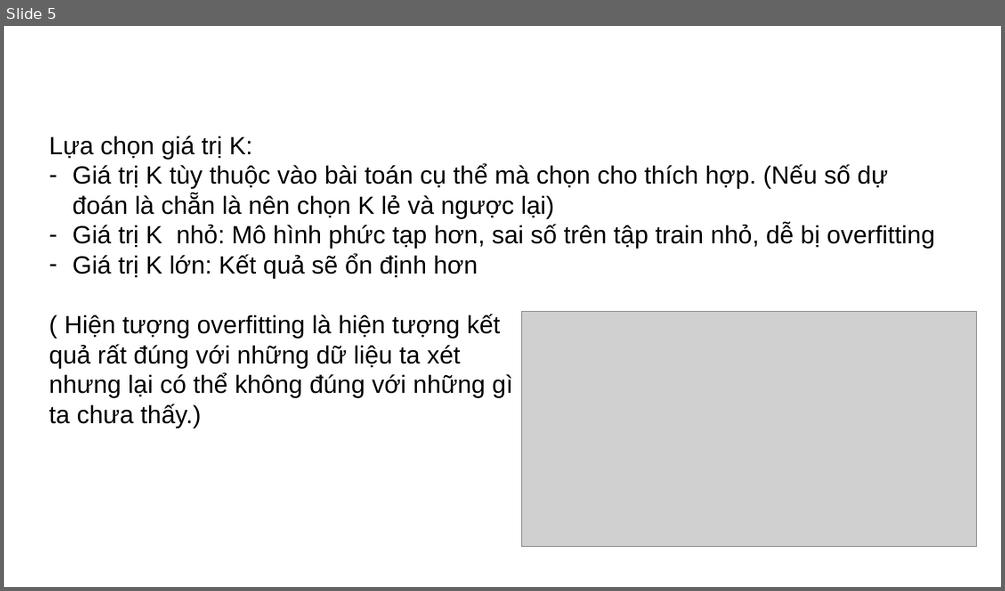
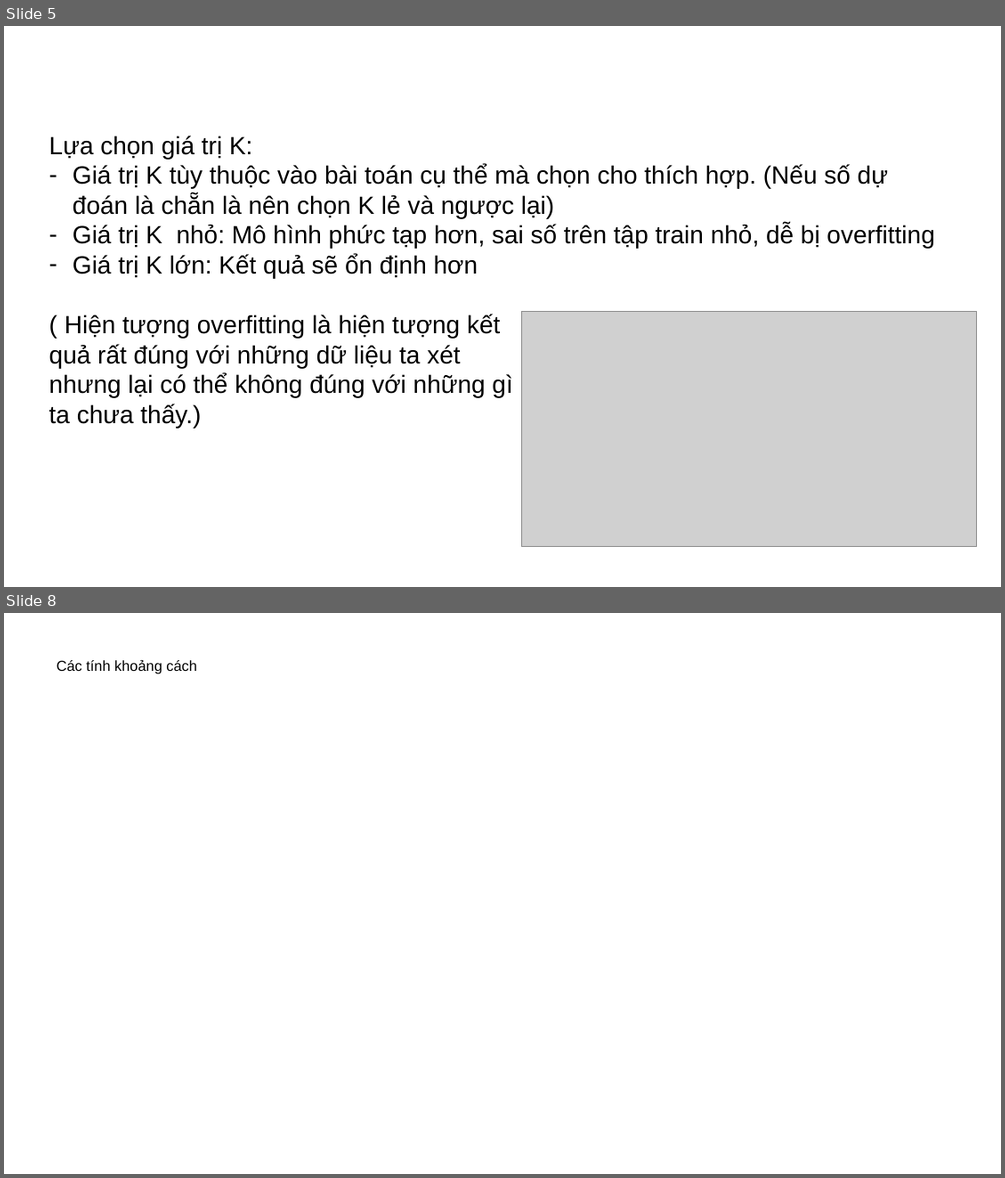
Before and after one commit to doanquocnhan/Credit-Card-Fraud-Detection-Using-KNN, a slide deck: BaoCao_4Tuandau.pptx. Shown one above the other, each under a label of ours: slide 5 before the commit, slides 5 and 8 after it; the slides between them are not shown. The pictures are 1005x591 and 1005x1178 pixels, drawn with LibreOffice and Linux fonts; fonts in the diff are those of the drawing; grey boxes stand for pictures. Boxes give left, top, right and bottom in pixels: in the first picture for what was removed or moved away, otherwise in the second. Text is boxed around its words. In the diff, an @@ line names an element or a change of style, - is before the commit and + after.

```diff
--- a/BaoCao_4Tuandau.pptx
+++ b/BaoCao_4Tuandau.pptx
@@ slide 8 added at (x1=4, y1=613, x2=1001, y2=1174), background #FFFFFF @@
@@ text added at (x1=57, y1=660, x2=197, y2=674), 14 pt, text #000000 @@
+Các tính khoảng cách
```
Also in this commit, not shown: 3 other slides added.
